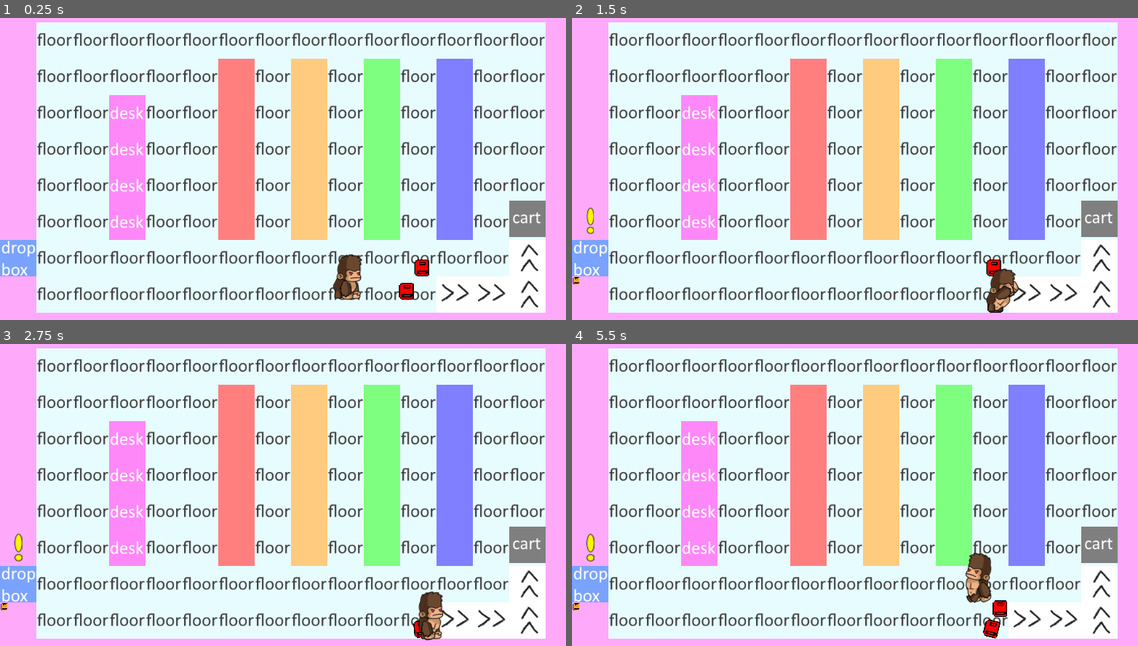
Above: before the commit, frames 1-4 (two rows, left to right).
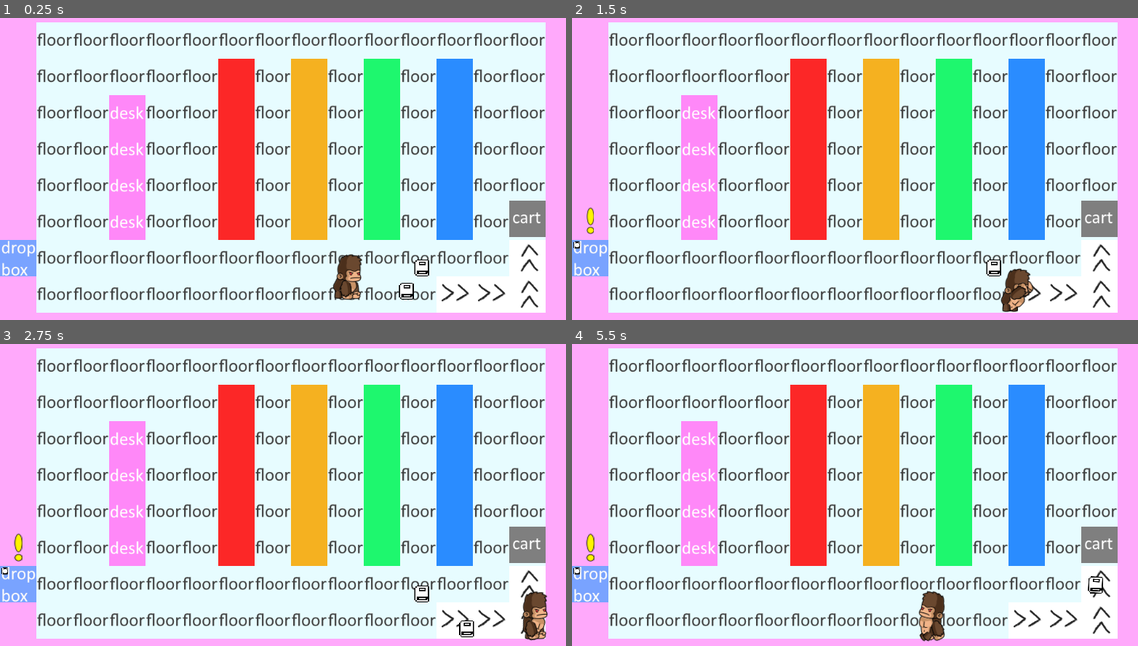
Above: after the commit, the same moments.

Repository: Jawfish/Overbooked
Game: Godot game, scene res://Engine/Main.tscn
Two runs of this game, one before a commit and one after it. Both use one fixed random seed, a clock stepped at 60 frames per second and the inputs below.
Inputs:
- Up to frame 1 (0.25 s): no input
- Up to frame 2 (1.5 s): hold D (move_right) 0.53-1.28 s; hold Space (interact) 0.53-1.28 s; hold S (move_down) from 1.28 s (still down); tap Space (interact) at 1.35 s
- Up to frame 3 (2.75 s): release S (move_down) at 2.03 s; hold D (move_right) from 2.03 s (still down); hold Shift (move_cart) from 2.03 s (still down); tap Space (interact) at 2.3 s
- Up to frame 4 (5.5 s): release D (move_right) at 2.78 s; release Shift (move_cart) at 2.78 s; hold W (move_up) 2.78-3.53 s; tap Space (interact) at 2.85, 4.55 s; hold Space (interact) 3.53-4.28 s; hold A (move_left) 3.53-5.03 s; tap Shift (move_cart) at 4.35 s; hold S (move_down) from 5.03 s (still down); hold Space (interact) from 5.03 s (still down)

The runs differ from the first frame. In frame 1, 16% of the frame differs, in the area x 38-84%, y 13-94%; in frame 2, 16%; in frame 3, 17%; in frame 4, 17%, in the area x 0-94%, y 13-99%.

Commit message:
unify color via globals, implement initial colorblind functionality

Diff:
--- a/Engine/Globals.gd
+++ b/Engine/Globals.gd
@@ -1,3 +1,25 @@
 extends Node
 
+signal colorblind_toggled
+
+export(Color) var red: Color
+export(Color) var orange: Color
+export(Color) var green: Color
+export(Color) var blue: Color
+export(Color) var colorblind_red: Color
+export(Color) var colorblind_orange: Color
+export(Color) var colorblind_green: Color
+export(Color) var colorblind_blue: Color
 var player: Player
+var colorblind: bool = false
+
+func _ready() -> void:
+	if colorblind:
+		toggle_colorblind_mode()
+
+func toggle_colorblind_mode() -> void:
+	red = colorblind_red
+	orange = colorblind_orange
+	green = colorblind_green
+	blue = colorblind_blue
+	emit_signal("colorblind_toggled")
--- /dev/null
+++ b/Engine/Globals.tscn
@@ -0,0 +1,10 @@
+[gd_scene load_steps=2 format=2]
+
+[ext_resource path="res://Engine/Globals.gd" type="Script" id=1]
+
+[node name="Globals" type="Node"]
+script = ExtResource( 1 )
+red = Color( 0.992157, 0.156863, 0.156863, 1 )
+orange = Color( 0.964706, 0.698039, 0.129412, 1 )
+green = Color( 0.121569, 0.972549, 0.435294, 1 )
+blue = Color( 0.168627, 0.552941, 1, 1 )
--- a/Engine/Main.tscn
+++ b/Engine/Main.tscn
@@ -13,7 +13,6 @@
 position = Vector2( 600.887, 521.954 )
 
 [node name="Book" parent="." instance=ExtResource( 3 )]
-modulate = Color( 0.0156863, 0.701961, 1, 1 )
 position = Vector2( 715.989, 536.772 )
 
 [node name="Book2" parent="." instance=ExtResource( 3 )]
--- a/Engine/Succ.gd
+++ b/Engine/Succ.gd
@@ -10,7 +10,8 @@
 		$Tween.interpolate_property(succee, "scale", succee.scale, Vector2.ZERO, 0.2, Tween.TRANS_EXPO)
 		$Tween.start()
 		yield($Tween, "tween_completed")
-		succee.get_parent().remove_child(succee)
+		if succee:
+			succee.get_parent().remove_child(succee)
 	$Audio.position = succer.position
 	$Audio.pitch_scale = rand_range(0.8, 1.2)
 	$Audio.play()
--- a/Engine/World.gd
+++ b/Engine/World.gd
@@ -24,16 +24,16 @@
 				instance = desk_object.instance()
 			"RedShelfTile":
 				instance = shelf_object.instance()
-				(instance as ShelfObject).set_color("Red")
+				(instance as ShelfObject).color_shelf("Red")
 			"OrangeShelfTile":
 				instance = shelf_object.instance()
-				(instance as ShelfObject).set_color("Orange")
+				(instance as ShelfObject).color_shelf("Orange")
 			"GreenShelfTile":
 				instance = shelf_object.instance()
-				(instance as ShelfObject).set_color("Green")
+				(instance as ShelfObject).color_shelf("Green")
 			"BlueShelfTile":
 				instance = shelf_object.instance()
-				(instance as ShelfObject).set_color("Blue")
+				(instance as ShelfObject).color_shelf("Blue")
 			"DropBoxTile":
 				instance = dropbox_object.instance()
 				instance.map = self
--- a/Objects/Book.gd
+++ b/Objects/Book.gd
@@ -1,26 +1,26 @@
 extends RigidBody2D
 class_name Book
-enum BOOK_COLORS { RED, ORANGE, GREEN, BLUE }
 
-var book_color: int
-
+var book_color: String
 
 func _init() -> void:
-	randomize()
-	book_color = randi() % BOOK_COLORS.size()
+	Globals.connect("colorblind_toggled", self, "color_book", [book_color])
 
 func _enter_tree() -> void:
 	# the scale is animated to 0 when picked up,
 	# so set it back to 1 when placed back in the world
 	scale = Vector2.ONE
 
-func _ready() -> void:
-	match book_color:
-		BOOK_COLORS.RED:
-			modulate = Color.red
-		BOOK_COLORS.ORANGE:
-			modulate = Color.orange
-		BOOK_COLORS.GREEN:
-			modulate = Color.green
-		BOOK_COLORS.BLUE:
-			modulate = Color.blue
+
+# uses a string instead of a Color to make colorblind toggling easier
+func color_book(color: String) -> void:
+	book_color = color
+	match book_color.to_lower():
+		"red":
+			modulate = Globals.red
+		"orange":
+			modulate = Globals.orange
+		"green":
+			modulate = Globals.green
+		"blue":
+			modulate = Globals.blue
--- a/Objects/CartObject.gd
+++ b/Objects/CartObject.gd
@@ -47,7 +47,7 @@
 
 
 func _on_BookReceptionArea_body_entered(body: Node) -> void:
-	if body as Book:
+	if body as Book and _books.size() < _max_books:
 		(body as RigidBody2D).collision_layer = 0
 		(body as RigidBody2D).sleeping = true
 		body.linear_velocity = Vector2.ZERO
--- a/Objects/ConveyorObject.tscn
+++ b/Objects/ConveyorObject.tscn
@@ -16,6 +16,7 @@
 texture = ExtResource( 1 )
 
 [node name="StaticBody2D" type="StaticBody2D" parent="."]
+collision_layer = 0
 collision_mask = 0
 
 [node name="CollisionShape2D" type="CollisionShape2D" parent="StaticBody2D"]
--- a/Objects/DropBoxObject.gd
+++ b/Objects/DropBoxObject.gd
@@ -4,10 +4,6 @@
 export (float) var _min_time: float
 export (float) var _max_time: float
 export (PackedScene) var _book_scene: PackedScene
-export (Color) var _red: Color
-export (Color) var _orange: Color
-export (Color) var _green: Color
-export (Color) var _blue: Color
 export (int) var _max_books: int
 
 onready var _pip_scene: PackedScene = preload("res://Interface/Pip.tscn")
@@ -22,8 +18,8 @@
 	for area in $Area2D.get_children():
 		var location_to_check: Vector2 = area.global_position
 		var map_coordinates: Vector2 = map.world_to_map(area.global_position)
-		var tile_index = map.get_cellv(map_coordinates)
-		var tile_name = map.tile_set.tile_get_name(tile_index)
+		var tile_index: int = map.get_cellv(map_coordinates)
+		var tile_name: String = map.tile_set.tile_get_name(tile_index)
 		if not tile_name == "FloorTile":
 			area.queue_free()
 
@@ -56,19 +52,8 @@
 
 # add a visual representation of how many books remain in the dropbox
 func add_book_pip(book: Book) -> void:
-	var color: Color
-	match book.book_color:
-		book.BOOK_COLORS.RED:
-			color = _red
-		book.BOOK_COLORS.ORANGE:
-			color = _orange
-		book.BOOK_COLORS.GREEN:
-			color = _green
-		book.BOOK_COLORS.BLUE:
-			color = _blue
 	var pip = _pip_scene.instance()
 	$Pips/GridContainer.add_child(pip)
-	pip.modulate = color
 	_last_book = pip
 
 
@@ -76,16 +61,15 @@
 	if _last_book:
 		$Pips/GridContainer.remove_child(_last_book)
 		_last_book.queue_free()
-		_last_book = $Pips/GridContainer.get_child($Pips/GridContainer.get_children().size() - 1)
-		print(_last_book)
+		_last_book = $Pips/GridContainer.get_children().pop_back()
 
 
 func _on_Area2D_body_entered(body: Node) -> void:
 	if not body as Player:
 		return
-	if ((body as Player).interactor as Interactor).held_item == null:
+	if ((body as Player).interactor as Interactor).held_item == null and _books:
 		remove_last_book_pip()
 		((body as Player).interactor as Interactor).held_item = _books.pop_back()
+		Succ.succ(null, self)
 	if not _books and $AnimationPlayer.is_playing():
 		$AnimationPlayer.play("Unexclaim")
-	Succ.succ(null, self)
--- a/Objects/DropBoxObject.tscn
+++ b/Objects/DropBoxObject.tscn
@@ -107,11 +107,7 @@
 _min_time = 1.0
 _max_time = 10.0
 _book_scene = ExtResource( 6 )
-_red = Color( 0.941176, 0.188235, 0.188235, 1 )
-_orange = Color( 0.941176, 0.658824, 0.176471, 1 )
-_green = Color( 0.317647, 0.984314, 0.262745, 1 )
-_blue = Color( 0.172549, 0.733333, 0.929412, 1 )
-_max_books = 8
+_max_books = 9
 
 [node name="Sprite" type="Sprite" parent="." index="0"]
 texture = ExtResource( 2 )
@@ -137,21 +133,22 @@
 anims/Exclaim = SubResource( 2 )
 anims/Idle = SubResource( 3 )
 anims/Stash = SubResource( 4 )
-anims/Unexclaim = SubResource( 6 )
+anims/Unexclaim = SubResource( 5 )
 
 [node name="Pips" type="Node2D" parent="." index="6"]
 z_index = 4
 
 [node name="GridContainer" type="GridContainer" parent="Pips" index="0"]
-margin_left = -31.0
-margin_top = 32.0
-margin_right = 33.0
-margin_bottom = 100.0
+margin_left = -30.0
+margin_top = -31.0
+margin_right = 34.0
+margin_bottom = 103.0
 grow_horizontal = 2
 size_flags_horizontal = 0
 size_flags_vertical = 0
-custom_constants/hseparation = 2
-columns = 4
+custom_constants/vseparation = 9
+custom_constants/hseparation = 10
+columns = 3
 __meta__ = {
 "_edit_use_anchors_": false,
 "_editor_description_": ""
--- a/Objects/ShelfObject.gd
+++ b/Objects/ShelfObject.gd
@@ -1,23 +1,22 @@
 extends GameObject
 class_name ShelfObject
 
-enum SHELF_COLORS { RED, ORANGE, GREEN, BLUE }
+var shelf_color: String
 
-var shelf_color: int
+func _init() -> void:
+	Globals.connect("colorblind_toggled", self, "color_shelf", [shelf_color])
 
 
-func set_color(color: String) -> void:
-	match color.to_lower():
+# uses a string instead of a Color to make colorblind toggling easier
+func color_shelf(color: String) -> void:
+	shelf_color = color
+	match shelf_color.to_lower():
 		"red":
-			modulate = Color(1.0, 0.5, 0.5, 1.0)
-			shelf_color = SHELF_COLORS.RED
+			modulate = Globals.red
 		"orange":
-			modulate = Color(1.0, 0.8, 0.5, 1.0)
-			shelf_color = SHELF_COLORS.ORANGE
+			modulate = Globals.orange
 		"green":
-			modulate = Color(0.5, 1.0, 0.5, 1.0)
-			shelf_color = SHELF_COLORS.GREEN
+			modulate = Globals.green
 		"blue":
-			modulate = Color(0.5, 0.5, 1.0, 1.0)
-			shelf_color = SHELF_COLORS.BLUE
+			modulate = Globals.blue
 	name = color.capitalize() + "ShelfObject"
--- a/project.godot
+++ b/project.godot
@@ -79,7 +79,7 @@
 
 [autoload]
 
-Globals="*res://Engine/Globals.gd"
+Globals="*res://Engine/Globals.tscn"
 Succ="*res://Engine/Succ.tscn"
 
 [display]
Not shown: 3 places in Objects/DropBoxObject.tscn that only renumber resources
